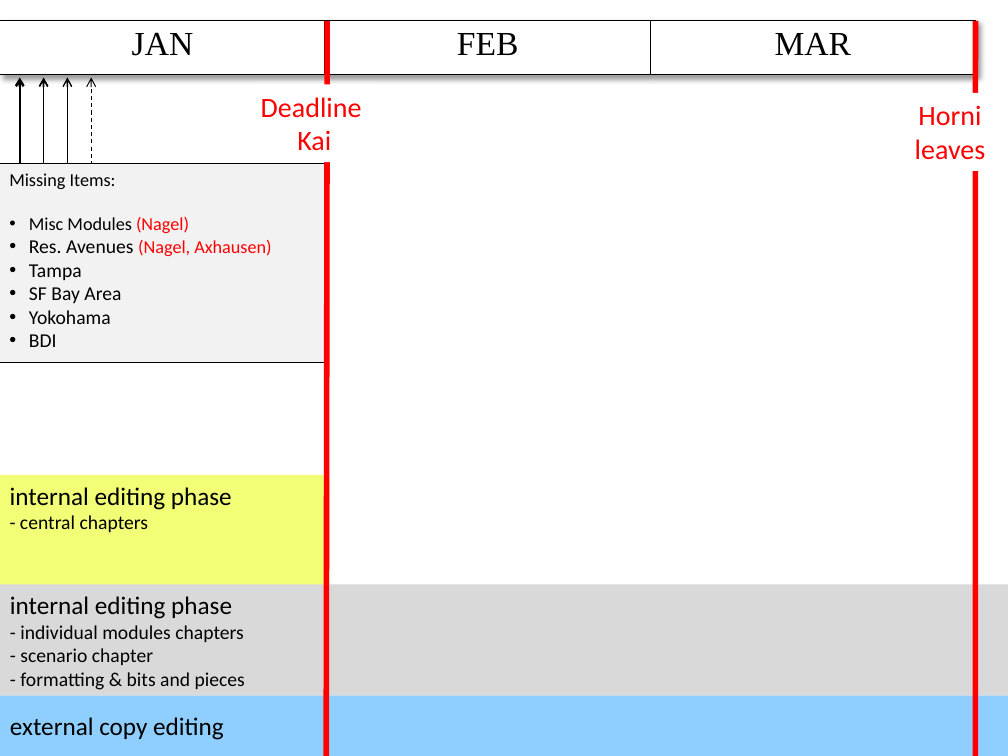
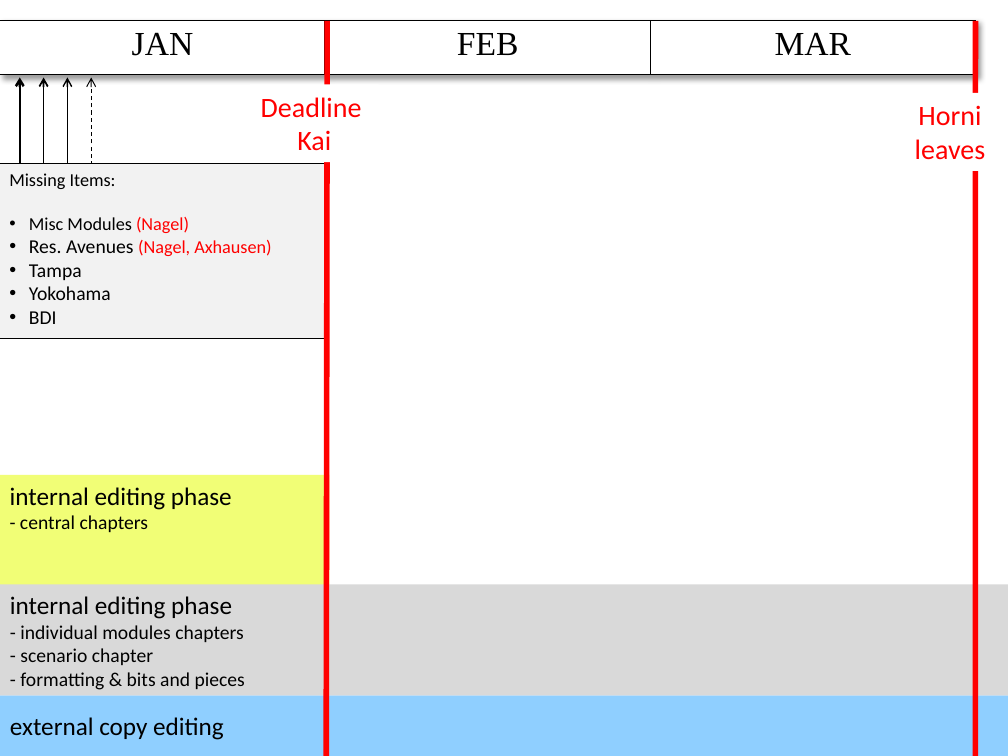
Before and after one commit to sashigurram/book, a slide deck: slide 1 of admin/timeline.pptx. Drawn at 1008x756 pixels with LibreOffice and Linux fonts; fonts in the diff are those of the drawing. Boxes give left, top, right and bottom in pixels: in the first picture for what was removed or moved away, otherwise in the second. Text is boxed around its words. In the diff, an @@ line names an element or a change of style, - is before the commit and + after.

```diff
--- a/admin/timeline.pptx
+++ b/admin/timeline.pptx
@@ rectangle "Missing Items:": place and size @@
-rectangle "Missing Items:" at <box>0,163,326,362</box>
+rectangle "Missing Items:" at <box>0,163,326,338</box>
@@ text in rectangle at <box>29,287,121,303</box>: paragraph removed @@
-• SF Bay Area
```
Also in this commit, not shown: 1 other file.
